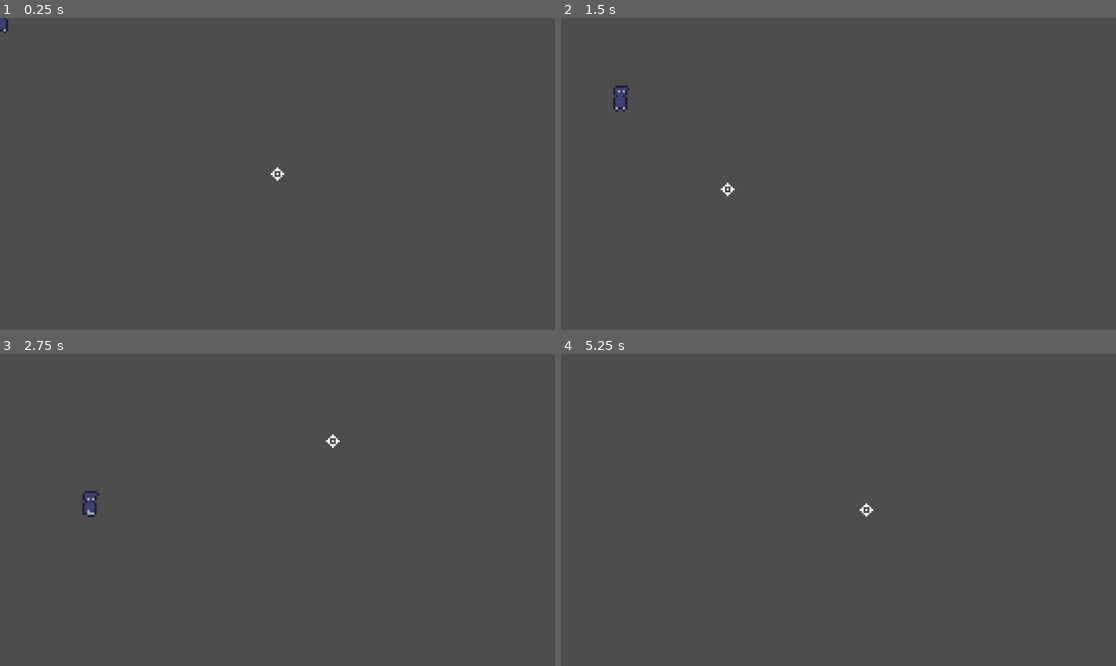
Above: before the commit, frames 1-4 (two rows, left to right).
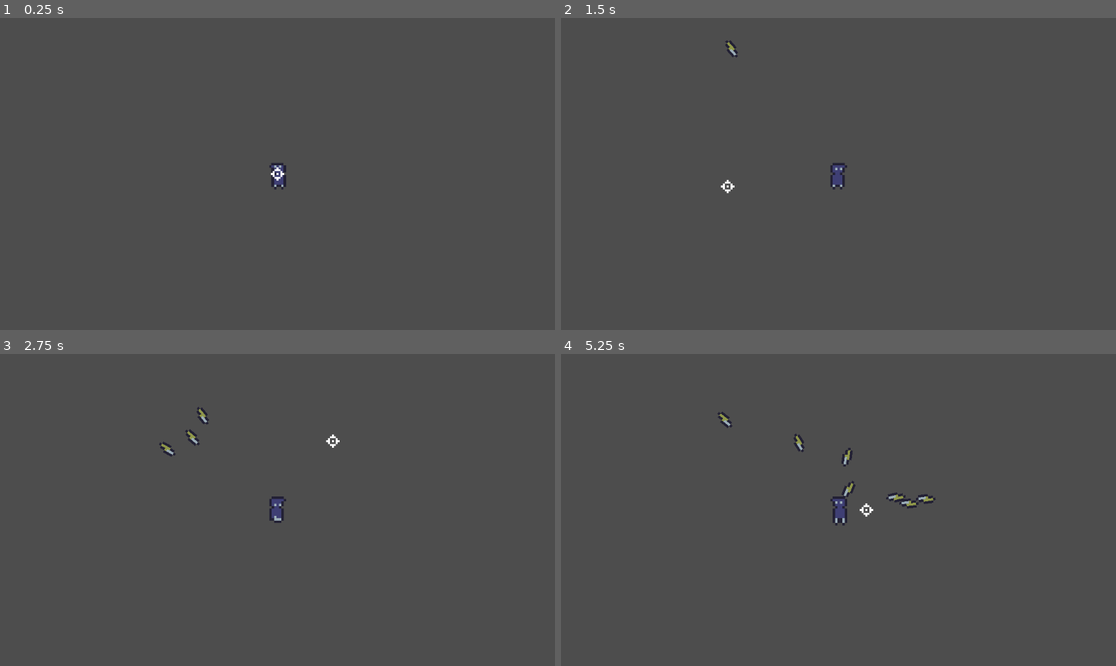
Above: after the commit, the same moments.

Repository: DryGuyx2/magnet_knives
Game: Godot game, scene res://main.tscn
Same seed, same stepped clock (60 frames per second), same inputs: the game is played once before the commit and once after it.
Inputs (mouse positions are in pixels of both pictures, inside the frame that each line leads up to):
- Up to frame 1 (0.25 s): no input
- Up to frame 2 (1.5 s): move the mouse to (960, 158) at 0.52 s; hold D (move_right) 0.53-1.28 s; tap C (test_1, bound only after the commit) at 0.6 s; move the mouse to (727, 189) at 1.27 s; hold S (move_down) from 1.28 s (still down); right-click (727, 189) at 1.35 s
- Up to frame 3 (2.75 s): tap C (test_1, bound only after the commit) at 1.55, 2.1 s; move the mouse to (333, 441) at 2.02 s; release S (move_down) at 2.03 s; hold D (move_right) from 2.03 s (still down)
- Up to frame 4 (5.25 s): move the mouse to (810, 572) at 2.77 s; release D (move_right) at 2.78 s; hold W (move_up) 2.78-3.53 s; tap C (test_1, bound only after the commit) at 2.85, 3.8, 4.35, 5.1 s; move the mouse to (1005, 556) at 3.52 s; hold A (move_left) 3.53-5.03 s; right-click (1005, 556) at 3.6 s; move the mouse to (672, 463) at 4.27 s; move the mouse to (866, 510) at 5.02 s; hold S (move_down) from 5.03 s (still down)

The runs differ from the first frame. In frame 1, 0.2% of the frame differs, in the area x 0-52%, y 0-56%; in frame 2, 0.5%; in frame 3, 0.6%; in frame 4, 0.7%, in the area x 28-68%, y 18-56%.

Commit message:
Add knife

Diff:
--- /dev/null
+++ b/knife/knife.gd
@@ -0,0 +1,10 @@
+extends CharacterBody2D
+class_name Knife
+
+@export var move_speed: int = 40
+var player: Player
+
+func _physics_process(delta) -> void:
+	look_at(player.global_position)
+	velocity = (player.global_position - global_position) * move_speed * delta
+	move_and_slide()
--- /dev/null
+++ b/knife/knife.tscn
@@ -0,0 +1,20 @@
+[gd_scene load_steps=4 format=3 uid="uid://clx0oo3p50qjn"]
+
+[ext_resource type="Texture2D" uid="uid://uh23yypl4kxb" path="res://knife/knife.png" id="1_76e1s"]
+[ext_resource type="Script" path="res://knife/knife.gd" id="1_nty32"]
+
+[sub_resource type="CapsuleShape2D" id="CapsuleShape2D_2fgyi"]
+radius = 1.8
+height = 7.2
+
+[node name="Knife" type="CharacterBody2D"]
+scale = Vector2(5, 5)
+script = ExtResource("1_nty32")
+
+[node name="CollisionShape2D" type="CollisionShape2D" parent="."]
+position = Vector2(-2.6, -0.4)
+rotation = 1.5708
+shape = SubResource("CapsuleShape2D_2fgyi")
+
+[node name="Sprite2D" type="Sprite2D" parent="."]
+texture = ExtResource("1_76e1s")
--- /dev/null
+++ b/knife/knife_spawner.gd
@@ -0,0 +1,14 @@
+extends Node2D
+class_name knife_spawner
+
+@onready var player = get_parent()
+@onready var main_scene = player.get_parent()
+
+var KNIFE_SCENE = preload("res://knife/knife.tscn")
+
+func _process(delta: float) -> void:
+	if Input.is_action_just_pressed("test_1"):
+		var knife = KNIFE_SCENE.instantiate()
+		knife.player = player
+		knife.global_position = global_position
+		main_scene.add_child(knife)
--- a/main.tscn
+++ b/main.tscn
@@ -1,10 +1,18 @@
-[gd_scene load_steps=3 format=3 uid="uid://d0y1tfccsxmn2"]
+[gd_scene load_steps=4 format=3 uid="uid://d0y1tfccsxmn2"]
 
 [ext_resource type="PackedScene" uid="uid://70xgaapne6i" path="res://player/player.tscn" id="1_2de56"]
 [ext_resource type="PackedScene" uid="uid://bjotd0le1kirx" path="res://cursor/cursor.tscn" id="2_oxb3t"]
+[ext_resource type="Script" path="res://knife/knife_spawner.gd" id="3_yo3c0"]
 
 [node name="Main" type="Node2D"]
 
 [node name="Player" parent="." instance=ExtResource("1_2de56")]
 
+[node name="KnifeSpawner" type="Node2D" parent="Player"]
+position = Vector2(-49.2, -34.4)
+scale = Vector2(0.2, 0.2)
+script = ExtResource("3_yo3c0")
+
+[node name="Camera2D" type="Camera2D" parent="Player"]
+
 [node name="Cursor" parent="." instance=ExtResource("2_oxb3t")]
--- a/project.godot
+++ b/project.godot
@@ -46,6 +46,11 @@
 "events": [Object(InputEventMouseButton,"resource_local_to_scene":false,"resource_name":"","device":-1,"window_id":0,"a …(258 unchanged characters)…
 ]
 }
+test_1={
+"deadzone": 0.5,
+"events": [Object(InputEventKey,"resource_local_to_scene":false,"resource_name":"","device":-1,"window_id":0,"alt_pressed":false,"shift_pressed":false,"ctrl_pressed":false,"meta_pressed":false,"pressed":false,"keycode":0,"physical_keycode":67,"key_label":0,"unicode":99,"echo":false,"script":null)
+]
+}
 
 [rendering]
 
Binary file added: knife/knife.png
Not shown, added: knife/knife.png.import
